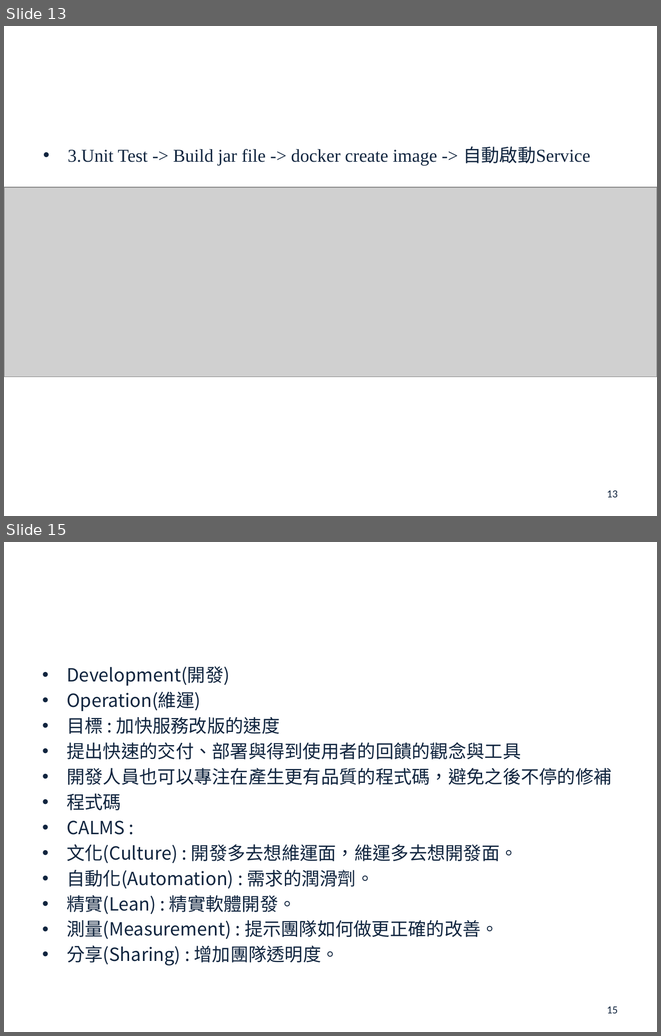
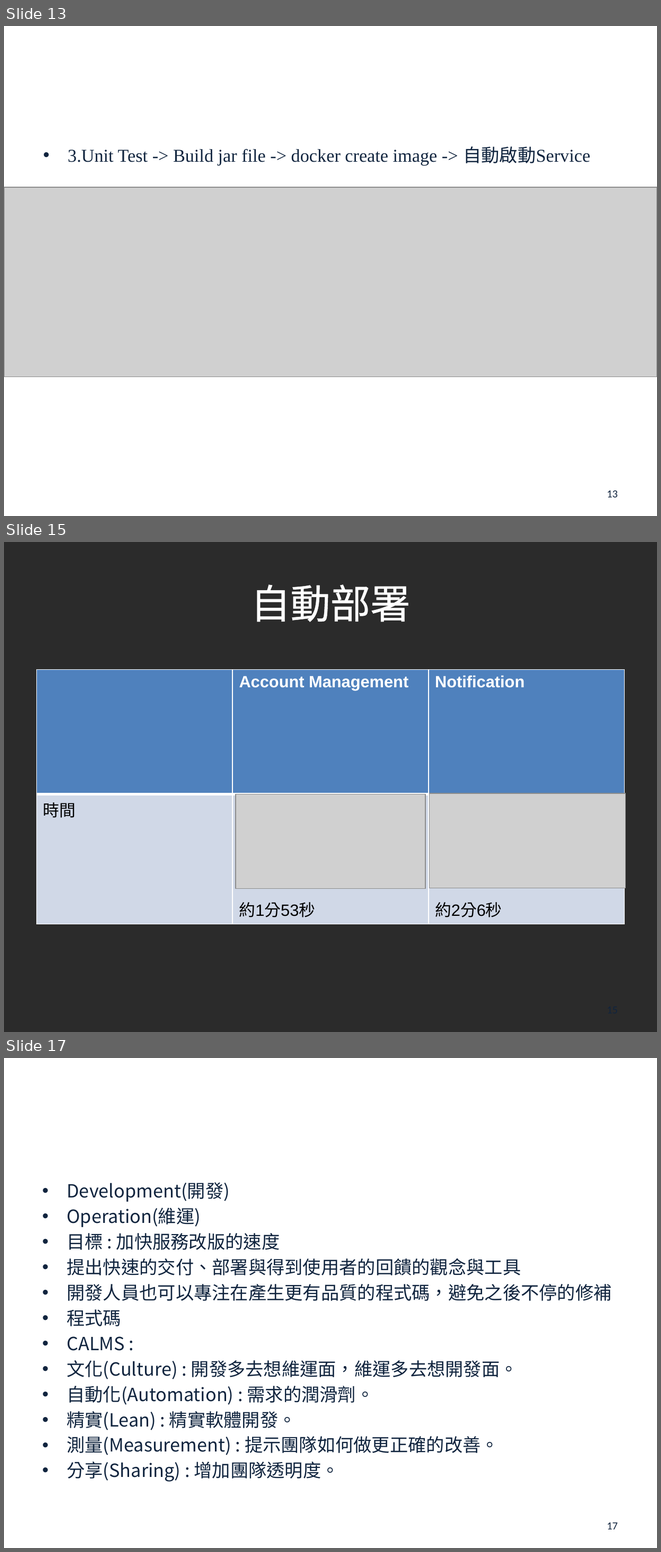
Before and after one commit to john78530/thesis, a slide deck: Oral.pptx. Shown one above the other, each under a label of ours: slides 13 and 15 before the commit, slides 13, 15 and 17 after it; the slides between them are not shown. The pictures are 661x1036 and 661x1552 pixels, drawn with LibreOffice and Linux fonts; fonts in the diff are those of the drawing; grey boxes stand for pictures; background and template pictures are left out; a plain dark background stands for a picture behind light text. Boxes give left, top, right and bottom in pixels: in the first picture for what was removed or moved away, otherwise in the second. Text is boxed around its words. In the diff, an @@ line names an element or a change of style, - is before the commit and + after.

```diff
--- a/Oral.pptx
+++ b/Oral.pptx
@@ slide 15 added at (4, 542, 657, 1032), background picture (left out) @@
@@ title added at (250, 584, 410, 622), 44 pt, text #FFFFFF @@
+自動部署
@@ table added at (37, 669, 624, 919), 2 rows, 3 columns @@
+ | Account Management | Notification
+時間 | 約1分53秒 | 約2分6秒
@@ picture added at (236, 794, 426, 889) @@
@@ picture added at (429, 793, 625, 888) @@
@@ page number added at (472, 996, 624, 1022), 12 pt, text #0F243E @@
+15
@@ what was slide 15 is now slide 17 @@
@@ page number at (607, 1522, 618, 1529): text changed @@
-15
+17
```
Also in this commit, not shown: 3 slides changed, 1 other slide added.
